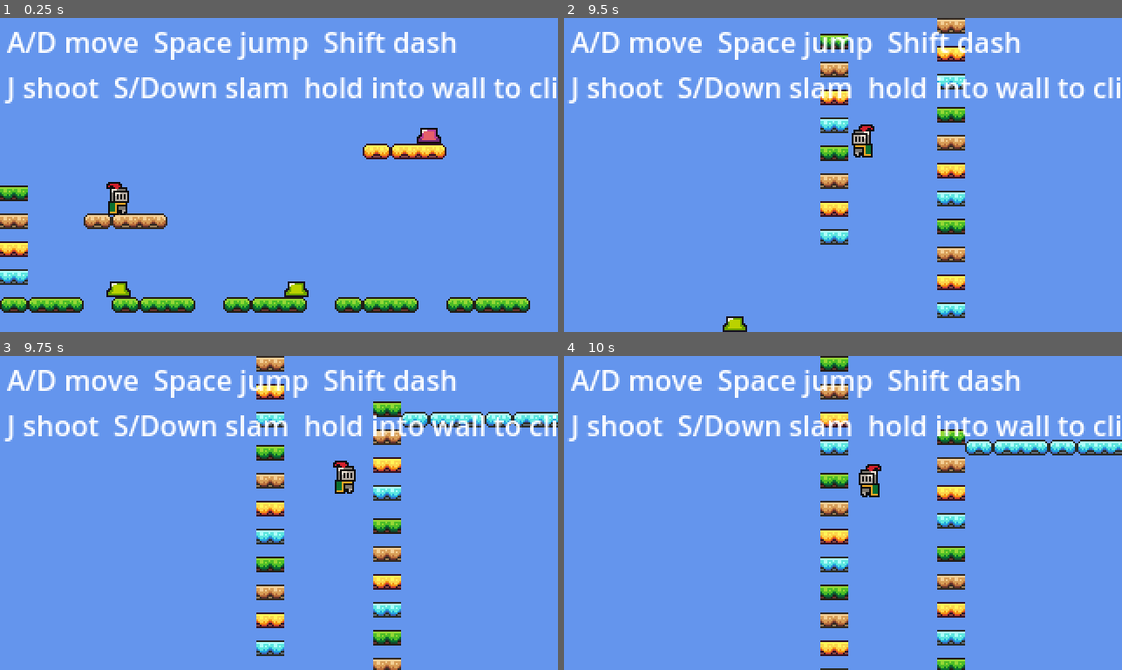
Above: before the commit, frames 1-4 (two rows, left to right).
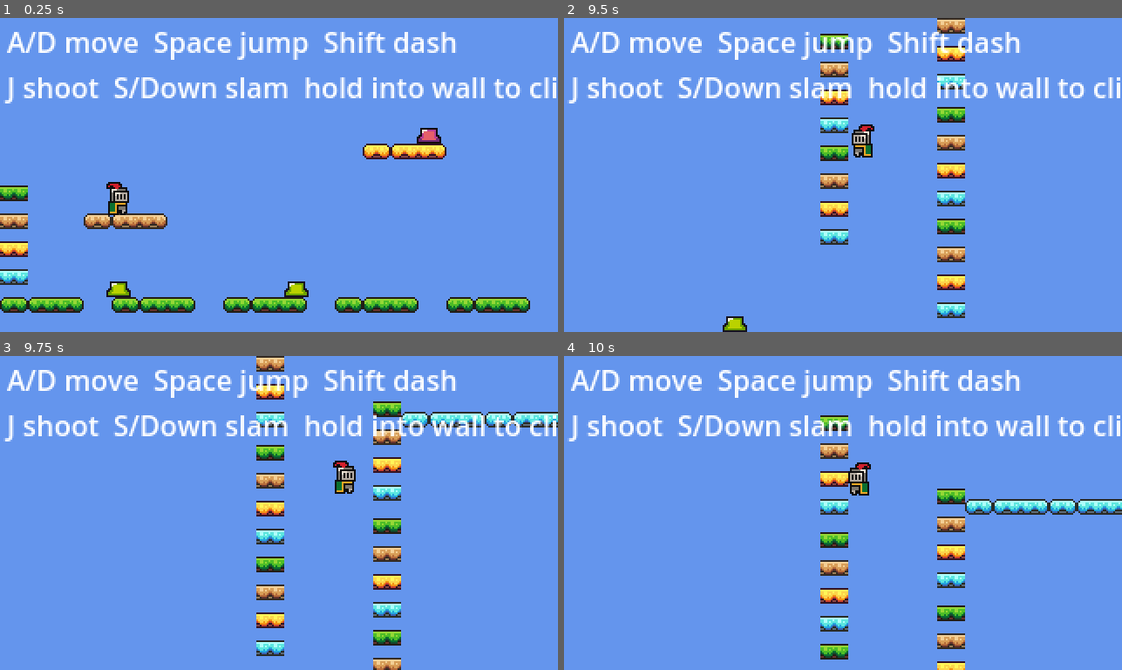
Above: after the commit, the same moments.

Repository: SolutionsByCarson/ScratchPad
Game: Godot game, scene res://scenes/main.tscn
The game is run twice, just before and just after one commit, with the same random seed, the same clock (stepped at 60 frames per second) and the same inputs.
Inputs:
- Up to frame 1 (0.25 s): no input
- Up to frame 2 (9.5 s): hold D (move_right) 0.53-2.03 s; tap Space (jump) at 0.6, 0.77, 1.07, 1.52, 1.55, 1.82, 2.3, 3.02, 3.05, 3.32, 3.6, 3.77, 4.07, 4.52, 4.55, 4.82, 5.3, 6.02, 6.05, 6.32, 6.6, 6.77, 7.07, 7.52, 7.55, 7.82, 8.3, 9.02, 9.05, 9.32 s; tap Shift (dash) at 1.35, 4.35, 7.35 s; hold A (move_left) 2.03-2.78 s; tap J (shoot) at 2.1, 5.1, 8.1 s; hold D (move_right) 2.78-4.28 s; tap S (slam) at 2.85, 5.85, 8.85 s; hold A (move_left) 4.28-5.03 s; hold D (move_right) 5.03-5.78 s; hold A (move_left) 5.78-7.28 s; hold D (move_right) from 7.28 s (still down)
- Up to frame 3 (9.75 s): release D (move_right) at 9.53 s; hold A (move_left) from 9.53 s (still down); tap Space (jump) at 9.6 s
- Up to frame 4 (10 s): keep holding A (move_left); tap Space (jump) at 9.77 s

Frames 1-3 are identical in both runs. In frame 4, 8.6% of the frame differs, in the area x 45-100%, y 0-100%.

Commit message:
Smooth multi-wall jumping: input lock bump, wall ignore, sticky walls
Implements the modern (Mario/Celeste-style) wall jump fixes from the
research:

1. WALL_JUMP_INPUT_LOCK: 0.15s -> 0.22s. Aligns with Celeste-tier
   timing; gives the player enough time to clear the wall before
   horizontal input pulls them back.

2. Wall ignore. On wall jump, the wall's normal_x is stored in
   _ignore_wall_normal_x. _classify_wall_contact() filters out walls
   matching this normal sign, so the brief residual contact with the
   wall the player just jumped from doesn't re-trigger stick/slide.
   Cleared automatically when (a) the input lock expires, or (b) the
   player touches a wall on the OPPOSITE side. Result: shaft climbs
   no longer stutter; single-wall climbs still work after lock expires.

3. Sticky wall grace (WALL_GRACE_TIME = 0.06s, ~3 frames at 60fps).
   When the player leaves a wall, _wall_grace_left counts down. Wall
   jump remains valid during grace using the cached _last_wall_normal_x,
   so missed inputs near the wall still convert to wall jumps.

Co-Authored-By: Claude Opus 4.7 (1M context) <noreply@anthropic.com>

Diff:
--- a/scripts/player.gd
+++ b/scripts/player.gd
@@ -13,7 +13,8 @@
 const WALL_SLIDE_MAX_FALL := 80.0
 const WALL_JUMP_PUSH_X := 220.0
 const WALL_JUMP_VELOCITY := -300.0
-const WALL_JUMP_INPUT_LOCK := 0.15
+const WALL_JUMP_INPUT_LOCK := 0.22
+const WALL_GRACE_TIME := 0.06
 
 const LEDGE_GRAB_TOLERANCE := 10.0
 const MANTLE_NUDGE_X := 12.0
@@ -51,6 +52,9 @@
 var _hang_normal_x := 0.0
 var _was_on_floor := false
 var _last_floor_top_y := 0.0
+var _ignore_wall_normal_x := 0.0
+var _wall_grace_left := 0.0
+var _last_wall_normal_x := 0.0
 
 
 func _ready() -> void:
@@ -124,6 +128,8 @@
 			return
 
 	_wall_jump_lock_left = max(0.0, _wall_jump_lock_left - delta)
+	if _wall_jump_lock_left <= 0.0:
+		_ignore_wall_normal_x = 0.0
 
 	var input_dir := Input.get_axis("move_left", "move_right")
 	var on_floor := is_on_floor()
@@ -132,6 +138,13 @@
 	var on_vertical_wall: bool = contact_type == "wall"
 	var on_ledge: bool = contact_type == "ledge"
 	var contact_normal_x: float = contact.normal_x
+	if on_vertical_wall and _ignore_wall_normal_x != 0.0 and signf(contact_normal_x) != signf(_ignore_wall_normal_x):
+		_ignore_wall_normal_x = 0.0
+	if on_vertical_wall:
+		_wall_grace_left = WALL_GRACE_TIME
+		_last_wall_normal_x = contact_normal_x
+	else:
+		_wall_grace_left = max(0.0, _wall_grace_left - delta)
 	var pressing_into_contact: bool = contact_normal_x != 0.0 and input_dir != 0.0 and signf(input_dir) != signf(contact_normal_x)
 	var wall_clinging: bool = on_vertical_wall and pressing_into_contact and velocity.y >= 0.0
 
@@ -168,12 +181,16 @@
 	else:
 		_jump_buffer_timer -= delta
 
-	if _jump_buffer_timer > 0.0 and not on_floor and on_vertical_wall:
-		velocity.x = contact_normal_x * WALL_JUMP_PUSH_X
+	var can_wall_jump: bool = not on_floor and (on_vertical_wall or _wall_grace_left > 0.0)
+	var jump_normal_x: float = contact_normal_x if on_vertical_wall else _last_wall_normal_x
+	if _jump_buffer_timer > 0.0 and can_wall_jump and jump_normal_x != 0.0:
+		velocity.x = jump_normal_x * WALL_JUMP_PUSH_X
 		velocity.y = WALL_JUMP_VELOCITY
 		_wall_jump_lock_left = WALL_JUMP_INPUT_LOCK
-		_facing = contact_normal_x
-		sprite.flip_h = contact_normal_x < 0.0
+		_ignore_wall_normal_x = jump_normal_x
+		_wall_grace_left = 0.0
+		_facing = jump_normal_x
+		sprite.flip_h = jump_normal_x < 0.0
 		_jump_buffer_timer = 0.0
 		_wall_stick_left = WALL_STICK_TIME
 		Audio.play_sfx("jump")
@@ -232,10 +249,13 @@
 		var size_x: float = info.size_x
 		var size_y: float = info.size_y
 		var top_y: float = info.top_y
-		result.normal_x = n.x
 		if size_y > size_x:
+			if _ignore_wall_normal_x != 0.0 and signf(n.x) == signf(_ignore_wall_normal_x):
+				continue
+			result.normal_x = n.x
 			result.type = "wall"
 			return result
+		result.normal_x = n.x
 		var player_top: float = global_position.y - COLLISION_TOP_FROM_CENTER
 		if absf(player_top - top_y) <= LEDGE_GRAB_TOLERANCE:
 			result.type = "ledge"
